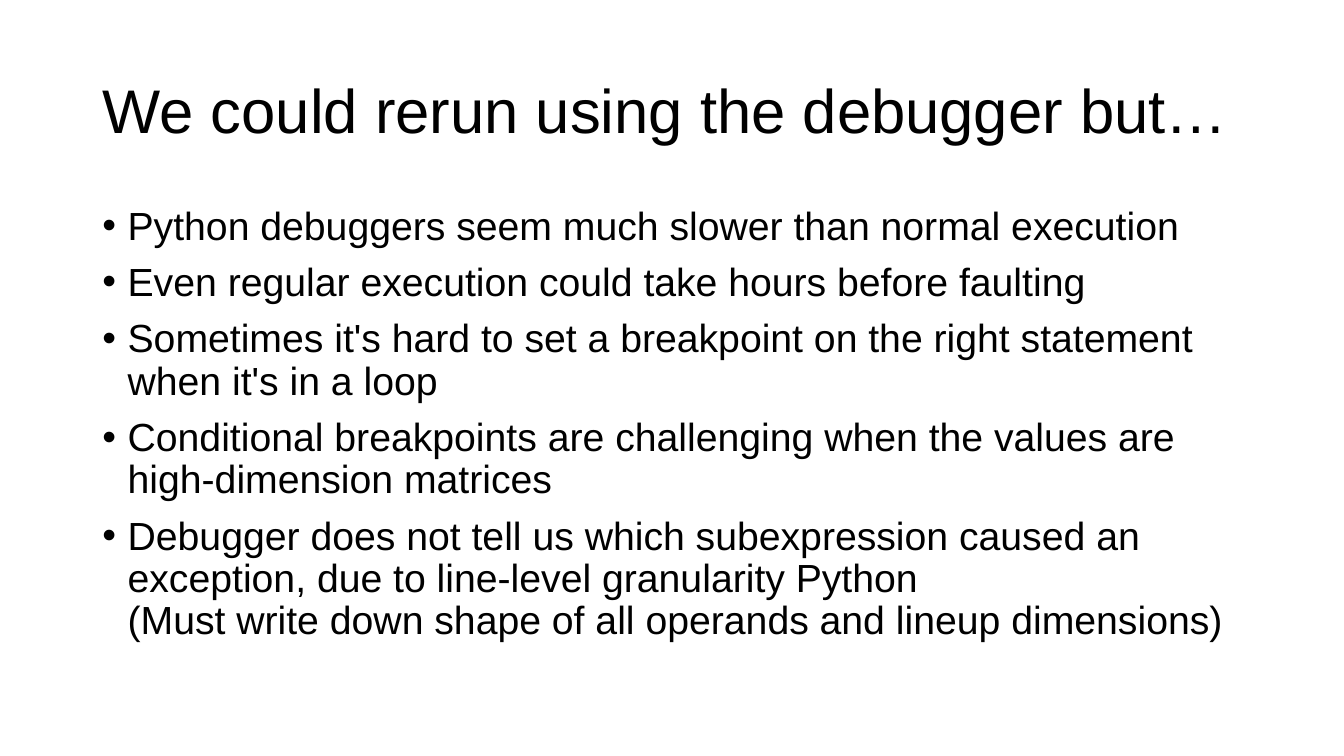
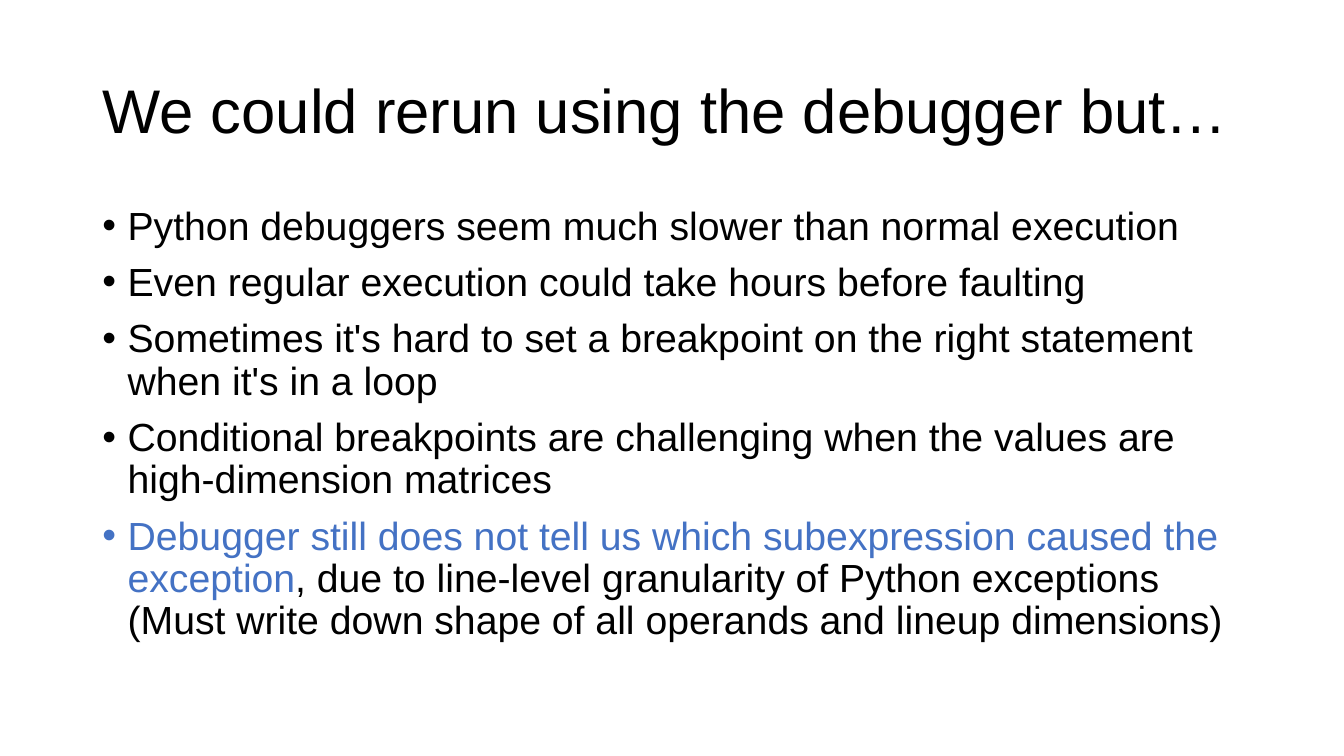
Before and after one commit to parrt/tensor-sensor, a slide deck: slide 4 of talks/tensor-sensor.pptx (slide 7 before the commit). Drawn at 1344x756 pixels with LibreOffice and Linux fonts; fonts in the diff are those of the drawing; background and template pictures are left out. Boxes give left, top, right and bottom in pixels: in the first picture for what was removed or moved away, otherwise in the second. Text is boxed around its words. In the diff, an @@ line names an element or a change of style, - is before the commit and + after.

```diff
--- a/talks/tensor-sensor.pptx
+++ b/talks/tensor-sensor.pptx
@@ text at (x1=128, y1=521, x2=1222, y2=642): text changed @@
-• Debugger does not tell us which subexpression caused an exception, due to line-level granularity Python
-  (Must write down shape of all operands and lineup dimensions)
+• Debugger still does not tell us which subexpression caused the exception, due to line-level granularity of Python exceptions
+  (Must write down shape of all operands and lineup dimensions)
```
Also in this commit, not shown: 2 other slides changed, 5 slides added, 1 slide removed, 2 other files.
